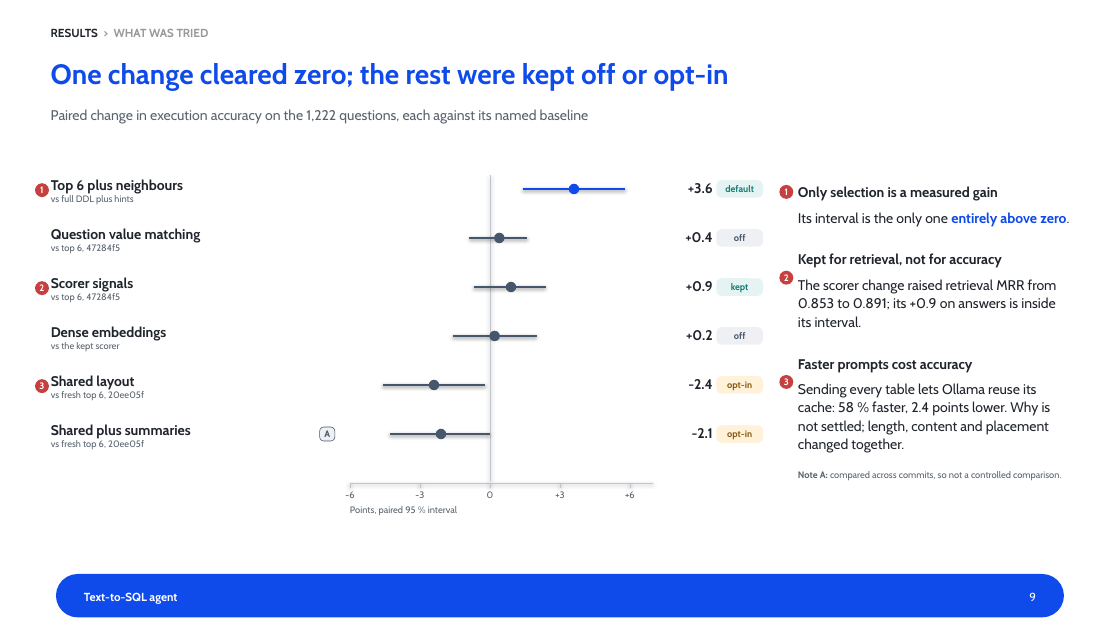
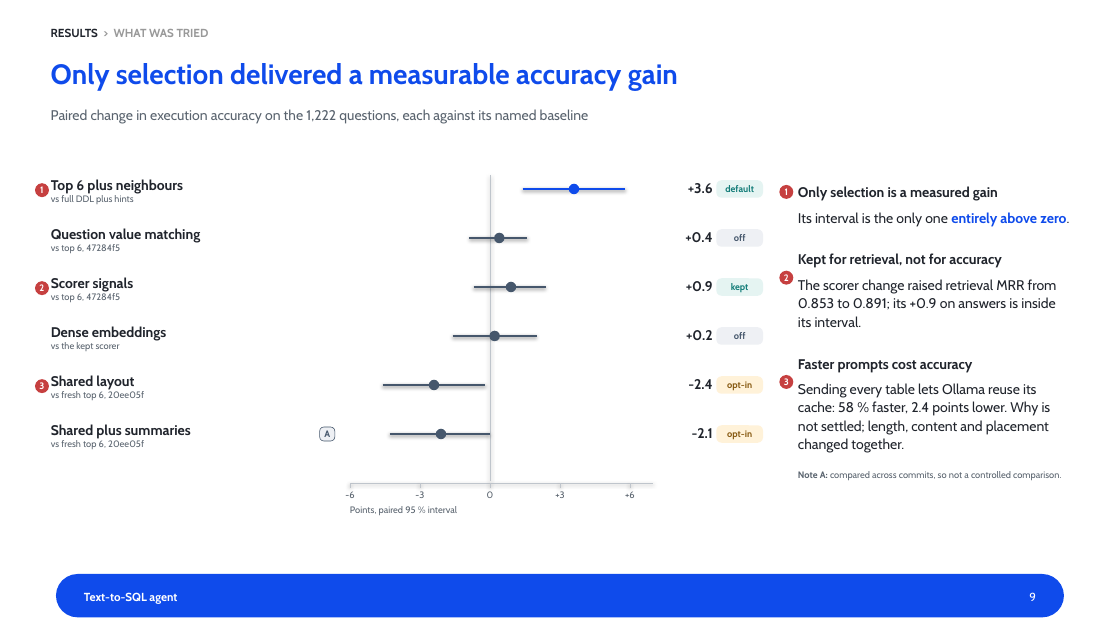
Before and after one commit to tuannm3812/text-to-sql-agent, a slide deck: slide 9 of docs/showcase/text-to-sql-agent-deck.pptx. Drawn at 1120x630 pixels with LibreOffice and Linux fonts; fonts in the diff are those of the drawing. Boxes give left, top, right and bottom in pixels: in the first picture for what was removed or moved away, otherwise in the second. Text is boxed around its words. In the diff, an @@ line names an element or a change of style, - is before the commit and + after.

```diff
--- a/docs/showcase/text-to-sql-agent-deck.pptx
+++ b/docs/showcase/text-to-sql-agent-deck.pptx
@@ text at <box>51,63,678,90</box>: text changed @@
-One change cleared zero; the rest were kept off or opt-in
+Only selection delivered a measurable accuracy gain
```
Also in this commit, not shown: 4 other slides changed, 3 other files.
